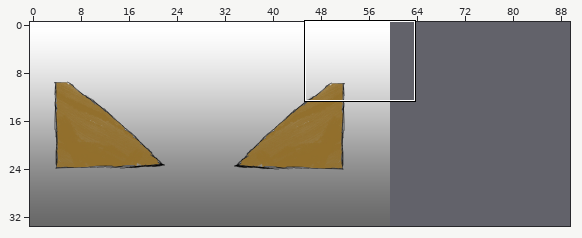
Tiled map, stored at android/assets/maps/Level5.tmx. The picture above shows the old version from afar; the outline marks the close-up.
Close-up. Earlier state:
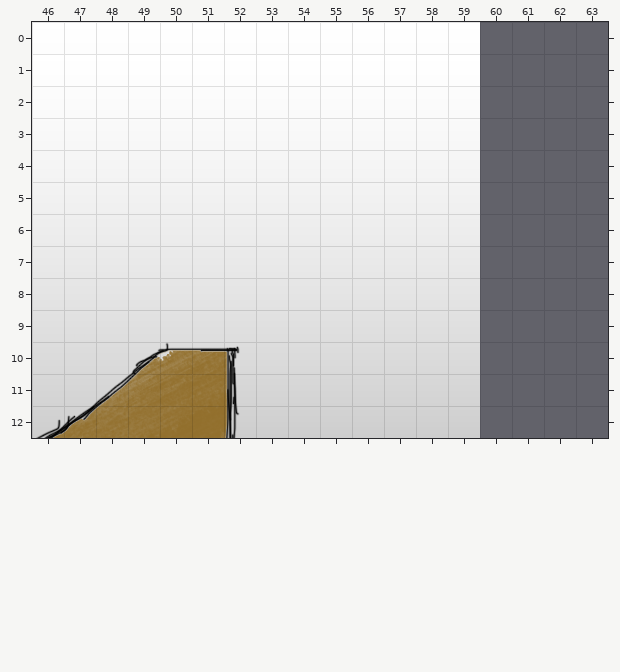
Cells are 32x32 px. Shown: x 46..63, y 0..12. The commit also changed other parts of the map, which this record leaves out. The old version is drawn lined up with the new one.
Once edited:
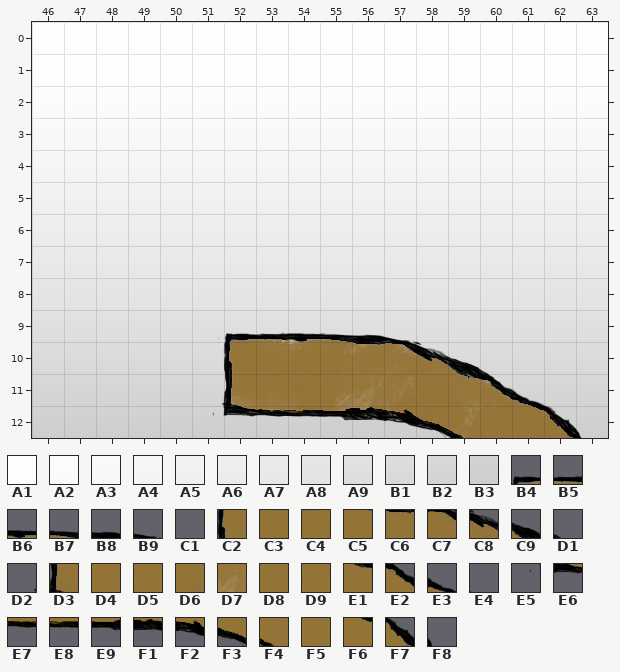
Key: from "Level2_Background": A1 0, A2 60, A3 120, A4 180, A5 240, A6 300, A7 360, A8 420, A9 480, B1 540, B2 600, B3 660; from "Level3_Platform2": B4 1, B5 2, B6 3, B7 4, B8 5, B9 6, C1 15, C2 16, C3 17, C4 18, C5 19, C6 20, C7 21, C8 22, C9 23, D1 24, D2 30, D3 31, D4 32, D5 33, D6 34, D7 35, D8 36, D9 37, E1 38, E2 39, E3 40, E4 41, E5 45, E6 46, E7 47, E8 48, E9 49, F1 50, F2 51, F3 52, F4 53, F5 54, F6 55, F7 56, F8 57.
__ is an empty cell.
Tiles of an added or newly shown layer are drawn over the layers below it.
See-through tiles are keyed as they look on the map.
Change:
Changed rows in their new state; .. is an unchanged cell.
map size 60x34 -> 90x34 cells
layer "Capa de Imagen 2" removed
Layer "Background":
first column x 60:
 0 A1 A1 A1 A1
 1 A1 A1 A1 A1
 2 A2 A2 A2 A2
 3 A3 A3 A3 A3
 4 A4 A4 A4 A4
 5 A5 A5 A5 A5
 6 A6 A6 A6 A6
 7 A7 A7 A7 A7
 8 A8 A8 A8 A8
 9 A9 A9 A9 A9
10 B1 B1 B1 B1
11 B2 B2 B2 B2
12 B3 B3 B3 B3
Layer "Platforms" (added):
first column x 51:
 9 .. B4 B5 B6 B7 B8 B9 .. .. .. .. .. ..
10 C1 C2 C3 C4 C5 C6 C7 C8 C9 D1 .. .. ..
11 D2 D3 D4 D5 D6 D7 D8 D9 E1 E2 E3 E4 ..
12 E5 E6 E7 E8 E9 F1 F2 F3 F4 F5 F6 F7 F8
